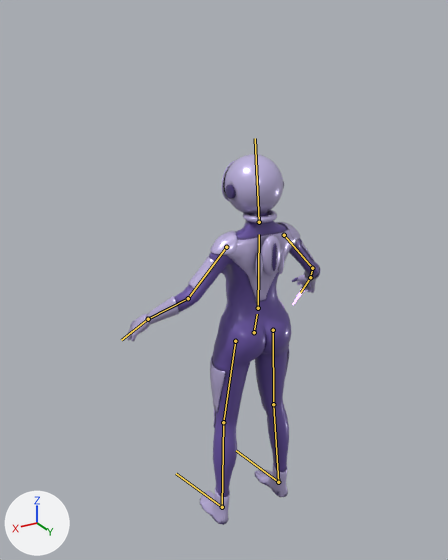
One commit to the glTF model inner-restore/public/static/models/diver.glb: the scene before it, then after it.
The view is the same before and after, from a camera (50 mm lens) standing at (1.44, 2.1, 2.39) and looking at (0.03, -0.25, 1.22). Arrows for +X, +Y and +Z are at lower left; the lights stay in place. The picture after the commit comes second. The bones that bend it are drawn over the model as lines.

In view in the first picture: 'body', 'helmet', 'pack', 'tool'.
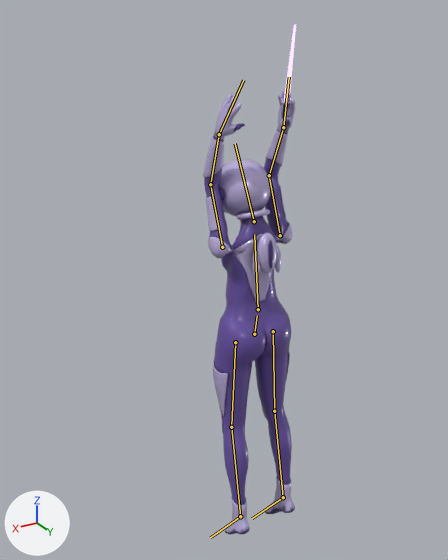
The newer file adds an action. The first version stands in its rest pose; the second is drawn at frame 32 of the action 'swim'.

Changed parts and their boxes [x1, y1, x2, y2] in the pictures (448 x 560 px):
'body', posed
    before: [127, 212, 320, 525]
    after: [203, 89, 295, 534]
'helmet', posed
    before: [222, 154, 284, 223]
    after: [219, 158, 272, 220]
'pack', posed
    before: [255, 235, 284, 279]
    after: [252, 233, 281, 278]
'tool', posed
    before: [292, 283, 308, 305]
    after: [281, 25, 296, 118]
bone 'chest', root to tip
    before: (258, 308) to (259, 234)
    after: (258, 309) to (254, 234)
bone 'head', root to tip
    before: (259, 222) to (255, 138)
    after: (254, 221) to (235, 143)
bone 'upperArmL', root to tip
    before: (226, 247) to (188, 298)
    after: (222, 247) to (210, 184)
bone 'foreArmL', root to tip
    before: (188, 298) to (148, 319)
    after: (210, 184) to (219, 134)
bone 'upperArmR', root to tip
    before: (284, 235) to (312, 268)
    after: (280, 235) to (269, 175)
bone 'foreArmR', root to tip
    before: (312, 268) to (310, 277)
    after: (269, 175) to (283, 127)
bone 'thighL', root to tip
    before: (235, 341) to (223, 422)
    after: (235, 342) to (231, 426)
bone 'shinL', root to tip
    before: (223, 422) to (222, 507)
    after: (231, 427) to (240, 516)
bone 'footL', root to tip
    before: (222, 507) to (176, 473)
    after: (240, 516) to (210, 537)
bone 'thighR', root to tip
    before: (273, 330) to (273, 404)
    after: (273, 331) to (274, 411)
bone 'shinR', root to tip
    before: (273, 404) to (278, 482)
    after: (274, 411) to (283, 497)
bone 'footR', root to tip
    before: (278, 482) to (236, 450)
    after: (283, 497) to (252, 518)

Patch to the scene script:
```diff
--- a/inner-restore/public/static/models/diver.glb.py
+++ b/inner-restore/public/static/models/diver.glb.py
@@ bone_chest @@
 bone_chest = bpy.data.objects['rig'].pose.bones['chest']  # child of 'pelvis'
-bone_chest.rotation_quaternion = (1.0, 0.0, 0.0, 0.0)  # degrees (0, 0, 0)
+bone_chest.rotation_quaternion = (0.999, 0.049, 0.0, 0.0)  # degrees (6, 0, 0)
@@ bone_head @@
 bone_head = bpy.data.objects['rig'].pose.bones['head']  # child of 'chest'
-bone_head.rotation_quaternion = (1.0, 0.0, 0.0, 0.0)  # degrees (0, 0, 0)
+bone_head.rotation_quaternion = (0.992, 0.124, 0.0, 0.0)  # degrees (14, 0, 0)
@@ bone_upperarml @@
 bone_upperarml = bpy.data.objects['rig'].pose.bones['upperArmL']  # child of 'chest'
-bone_upperarml.rotation_quaternion = (1.0, 0.0, 0.0, 0.0)  # degrees (0, 0, 0)
+bone_upperarml.rotation_quaternion = (-0.143, 0.708, 0.361, 0.59)  # degrees (-40, -110, -97)
@@ bone_forearml @@
 bone_forearml = bpy.data.objects['rig'].pose.bones['foreArmL']  # child of 'upperArmL'
-bone_forearml.rotation_quaternion = (1.0, 0.0, 0.0, 0.0)  # degrees (0, 0, 0)
+bone_forearml.rotation_quaternion = (0.999, -0.009, -0.018, -0.029)  # degrees (-1, -2, -3)
@@ bone_upperarmr @@
 bone_upperarmr = bpy.data.objects['rig'].pose.bones['upperArmR']  # child of 'chest'
-bone_upperarmr.rotation_quaternion = (1.0, 0.0, 0.0, 0.0)  # degrees (0, 0, 0)
+bone_upperarmr.rotation_quaternion = (-0.143, 0.708, -0.361, -0.59)  # degrees (-40, 110, 97)
@@ bone_forearmr @@
 bone_forearmr = bpy.data.objects['rig'].pose.bones['foreArmR']  # child of 'upperArmR'
-bone_forearmr.rotation_quaternion = (1.0, 0.0, 0.0, 0.0)  # degrees (0, 0, 0)
+bone_forearmr.rotation_quaternion = (0.999, -0.009, 0.018, 0.029)  # degrees (-1, 2, 3)
@@ bone_thighl @@
 bone_thighl = bpy.data.objects['rig'].pose.bones['thighL']  # child of 'pelvis'
-bone_thighl.rotation_quaternion = (1.0, 0.0, 0.0, 0.0)  # degrees (0, 0, 0)
+bone_thighl.rotation_quaternion = (-0.999, -0.039, -0.001, -0.028)  # degrees (4, 0, 3)
@@ bone_shinl @@
 bone_shinl = bpy.data.objects['rig'].pose.bones['shinL']  # child of 'thighL'
-bone_shinl.rotation_quaternion = (1.0, 0.0, 0.0, 0.0)  # degrees (0, 0, 0)
+bone_shinl.rotation_quaternion = (1.0, 0.025, 0.001, 0.001)  # degrees (3, 0, 0)
@@ bone_footl @@
 bone_footl = bpy.data.objects['rig'].pose.bones['footL']  # child of 'shinL'
-bone_footl.rotation_quaternion = (1.0, 0.0, 0.0, 0.0)  # degrees (0, 0, 0)
+bone_footl.rotation_quaternion = (0.964, 0.245, 0.014, 0.107)  # degrees (28, -1, 12)
@@ bone_thighr @@
 bone_thighr = bpy.data.objects['rig'].pose.bones['thighR']  # child of 'pelvis'
-bone_thighr.rotation_quaternion = (1.0, 0.0, 0.0, 0.0)  # degrees (0, 0, 0)
+bone_thighr.rotation_quaternion = (-0.999, -0.039, 0.001, 0.028)  # degrees (4, 0, -3)
@@ bone_shinr @@
 bone_shinr = bpy.data.objects['rig'].pose.bones['shinR']  # child of 'thighR'
-bone_shinr.rotation_quaternion = (1.0, 0.0, 0.0, 0.0)  # degrees (0, 0, 0)
+bone_shinr.rotation_quaternion = (1.0, 0.025, -0.001, -0.001)  # degrees (3, 0, 0)
@@ bone_footr @@
 bone_footr = bpy.data.objects['rig'].pose.bones['footR']  # child of 'shinR'
-bone_footr.rotation_quaternion = (1.0, 0.0, 0.0, 0.0)  # degrees (0, 0, 0)
+bone_footr.rotation_quaternion = (0.964, 0.245, -0.014, -0.107)  # degrees (28, 1, -12)
```
